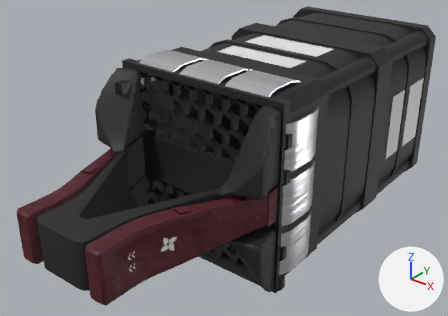
Before and after pictures for a commit that changed the glTF model danbyte/assets/Cisco/FAN-T2.glb.
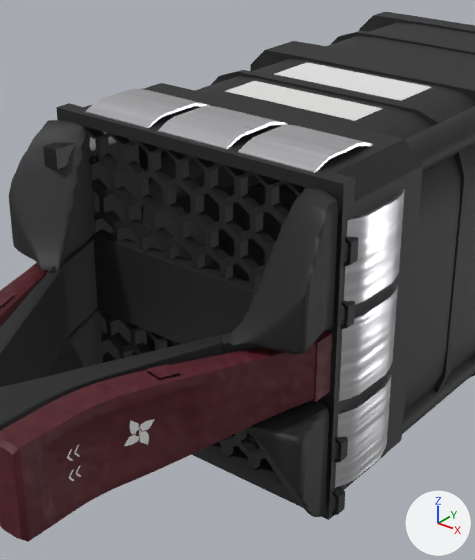
Each version appears first whole from a 50 mm lens placed at (0.0738, -0.0835, 0.0782), pointed at (-0.0062, 0.0165, 0.0162), and next in a close-up on the part from 20% to 80% of the width and 0% to 100% of the height. The lights are fixed; the arrows at lower right show +X, +Y and +Z. The last two pictures show the newer version. Where no turn or scale is listed for an object, it has been applied to the vertices. Vertices at exactly the same position are counted once.

Script lines for the objects in view, before the commit:
```python
me_mesh_0 = bpy.data.meshes.new('Mesh_0')
me_mesh_0.from_pydata(...)  # 8752 vertices, 17503 faces; spans x 0.0..0.0421, y -0.1192..0.0, z 0.0..0.0414
me_mesh_0.materials.append(mat_dbt_fan_plastic)  # black #1f1f21
me_mesh_0.materials.append(mat_db_fan_blade)  # black #29292b
me_mesh_0.materials.append(mat_db_fan_hub_label)  # grey #999b9e
me_mesh_0.materials.append(mat_db_barcode_label)  # white #eaeae7
me_mesh_0.materials.append(mat_dbt_sfp_cage)
me_mesh_0.materials.append(mat_dbt_fan_handle_flex)
me_mesh_0.materials.append(mat_db_print_white)  # white #e7e7e7
me_mesh_0.materials.append(mat_db_fan_pipe_clear)  # white #f6f9fa
me_mesh_0.materials.append(mat_db_gold_pins)  # beige #ffdd95
me_mesh_1 = bpy.data.meshes.new('Mesh_1')
me_mesh_1.from_pydata(...)  # a box spanning x 0.00336..0.00544, y -0.088..-0.0837, z 0.03505..0.03738
me_mesh_1.materials.append(mat_led)  # black #111111
ob_mesh_0 = bpy.data.objects.new('Mesh_0', me_mesh_0)
ob_mesh_0.location = (-0.0211, 0.0838, 0.0)
ob_mesh_1 = bpy.data.objects.new('Mesh_1', me_mesh_1)
ob_mesh_1.location = (-0.0211, 0.0838, 0.0)
```
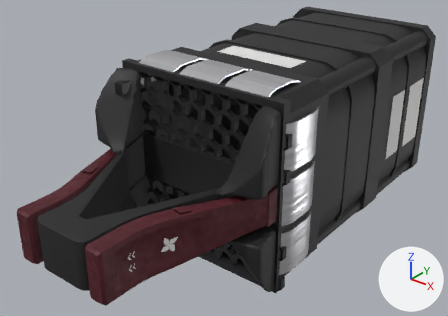
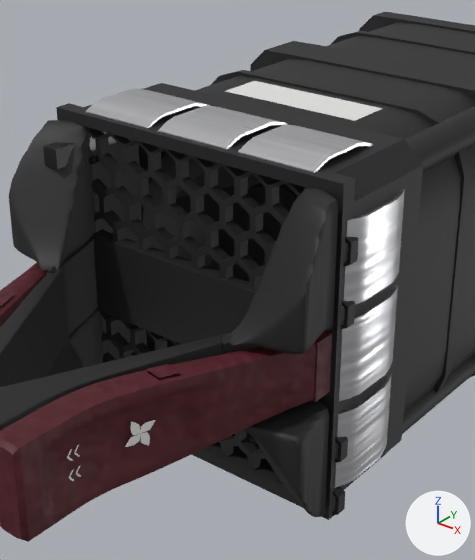
The change, as JSON lines over the scene's bpy script:
```json
{"block": "me_mesh_0", "where": "# used by ob_mesh_0; location = (-0.0211, 0.0838, 0.0)"}
{"op": "remove", "block": "me_mesh_0", "code": "me_mesh_0.from_pydata(...)  # 8752 vertices, 17503 faces; spans x 0.0..0.0421, y -0.1192..0.0, z 0.0..0.0414"}
{"op": "add", "block": "me_mesh_0", "code": "me_mesh_0.from_pydata(...)  # 8752 vertices, 17501 faces; spans x 0.0..0.0421, y -0.1192..0.0, z 0.0..0.0414"}
{"block": "me_mesh_0", "change": "me_mesh_0 part 1: 41 of 8752 vertices moved; they spanned x 0.0332..0.0342, y -0.107..-0.1038, z 0.0187..0.0221 and now span x 0.012..0.0344, y -0.1128..-0.1039, z 0.0187..0.0221; mean shift (-0.0009, -0.0004, 0.0); largest move (0.0334, -0.1063, 0.0219) -> (0.012, -0.1128, 0.0199)"}
{"block": "me_mesh_0", "change": "me_mesh_0 part 2"}
{"op": "set", "path": "me_mesh_0.vertices[8515].co", "old": "(0.0115, -0.0555, 0.0402)", "new": "(0.0338, -0.1059, 0.0195)", "note": "pixel (273, 73) -> pixel (136, 443)"}
{"op": "set", "path": "me_mesh_0.vertices[8516].co", "old": "(0.0305, -0.048, 0.0402)", "new": "(0.0338, -0.1057, 0.0196)", "note": "pixel (432, 86) -> pixel (138, 442)"}
{"op": "set", "path": "me_mesh_0.vertices[8517].co", "old": "(0.0305, -0.0555, 0.0402)", "new": "(0.0339, -0.1055, 0.0204)", "note": "pixel (400, 100) -> pixel (140, 433)"}
{"op": "set", "path": "me_mesh_0.vertices[8518].co", "old": "(0.0115, -0.048, 0.0402)", "new": "(0.0339, -0.1055, 0.0197)", "note": "pixel (307, 62) -> pixel (139, 440)"}
{"block": "me_mesh_0", "change": "other edits to the shape of me_mesh_0 do not show in these pictures"}
```

What differs and where, as boxes (x1, y1, x2, y2) in the close-ups (475 x 560 px; the box of a moved part takes in the faces that stretch with it):
```json
{"part": 1, "of": "me_mesh_0", "change": "moved or reshaped", "before": [124, 419, 155, 446], "after": [125, 420, 156, 447]}
{"part": 2, "of": "me_mesh_0", "change": "moved or reshaped", "before": [275, 62, 431, 101], "after": [131, 434, 140, 444]}
```
